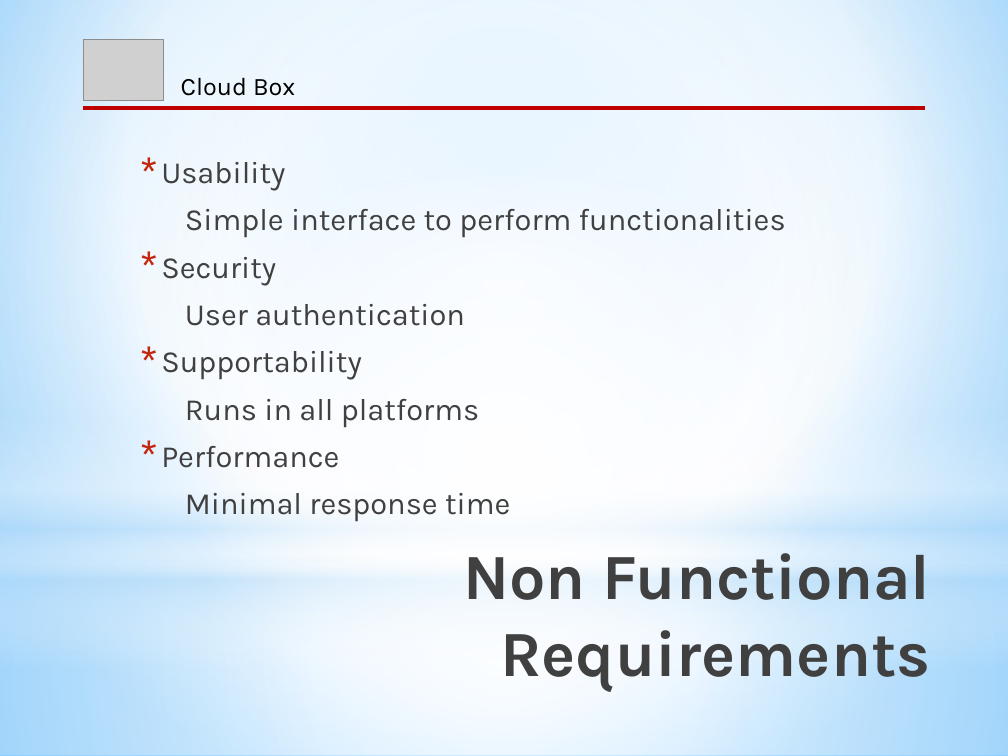
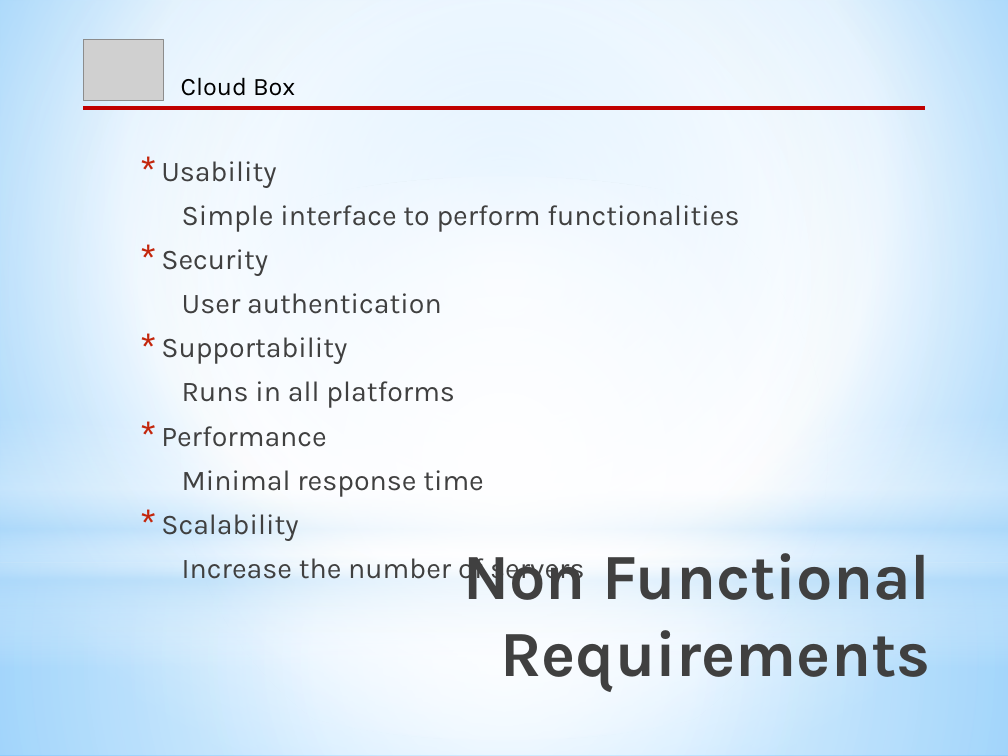
Before and after one commit to CICS525Project/DropboxImpl, a slide deck: slide 3 of Project Documentation/Cloud Box_ppt.pptx. Drawn at 1008x756 pixels with LibreOffice and Linux fonts; fonts in the diff are those of the drawing; grey boxes stand for pictures. Boxes give left, top, right and bottom in pixels: in the first picture for what was removed or moved away, otherwise in the second. Text is boxed around its words. In the diff, an @@ line names an element or a change of style, - is before the commit and + after.

Commit message:
Updated Ppt

```diff
--- a/Project Documentation/Cloud Box_ppt.pptx
+++ b/Project Documentation/Cloud Box_ppt.pptx
@@ text at <box>161,161,739,497</box>: size 22 to 20.4 pt in "Usability", "Simple interface to perform functionalities", "Security", "User authentication" and 4 more places @@
@@ text at <box>161,514,584,585</box>: paragraphs added @@
+* Scalability
+Increase the number of servers
```
Also in this commit, not shown: 1 other slide changed.
